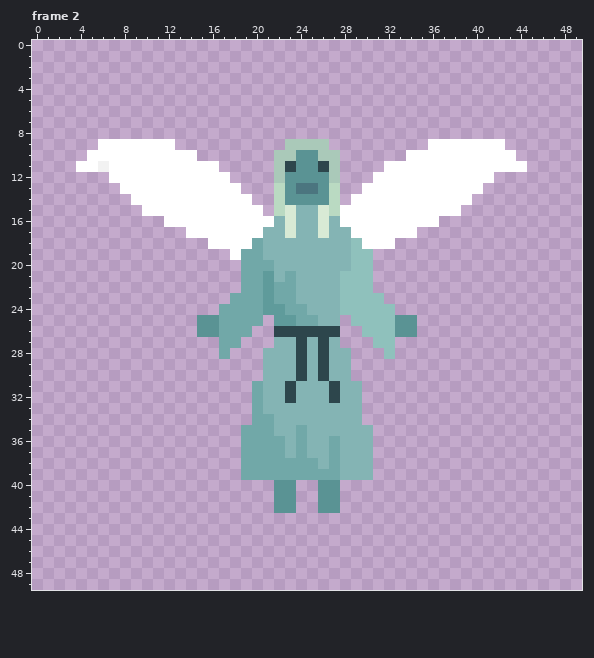
Animated GIF sprite: images/living_angel_idle.gif. The picture above was drawn from the file before the commit.
The file is 50x50 pixels, 6 frames. Shown: frame 2. The commit also changed other frames, which this record leaves out.
The result:
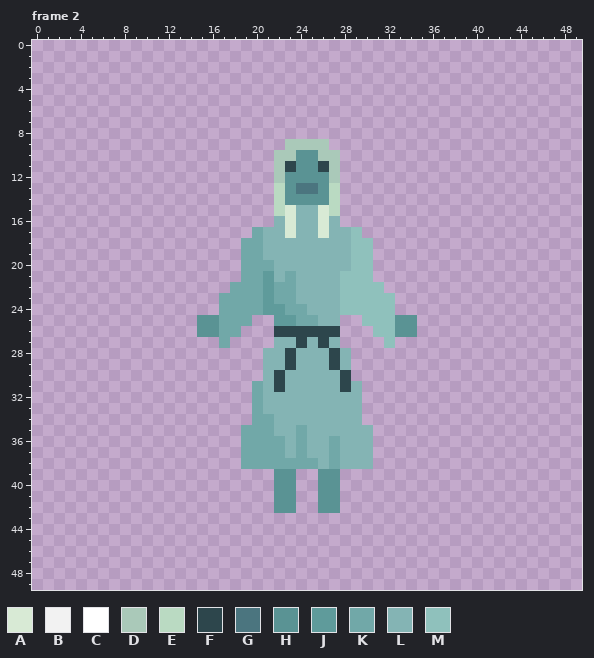
Palette (. is transparent): A #d8ead5  B #f2f2f2  C #ffffff  D #aac9b9  E #badac2  F #2d464c  G #4b757f  H #5a9394  J #5f9b9b  K #71a8a8  L #84b4b4  M #8fc1bc
The exact change:
--- frame 2
@@ x 0..49 @@
  8 ..................................................
- 9 ......CCCCCCC..........DDDD.........CCCCCCC.......
-10 .....CCCCCCCCCC.......DDHHDD......CCCCCCCCCC......
-11 ....CCBCCCCCCCCCC.....DFHHFD....CCCCCCCCCCCCC.....
-12 .......CCCCCCCCCCC....DHHHHD...CCCCCCCCCCC........
-13 ........CCCCCCCCCCC...EHGGHE..CCCCCCCCCCC.........
-14 .........CCCCCCCCCCC..EHHHHE.CCCCCCCCCCC..........
-15 ..........CCCCCCCCCCC.EALLAECCCCCCCCCCC...........
-16 ............CCCCCCCCCCLALLALCCCCCCCCC.............
-17 ..............CCCCCCCLLALLALLCCCCCC...............
-18 ................CCCCKLLLLLLLLMCCC.................
-19 ..................CKKLLLLLLLLMM...................
+ 9 .......................DDDD.......................
+10 ......................DDHHDD......................
+11 ......................DFHHFD......................
+12 ......................DHHHHD......................
+13 ......................EHGGHE......................
+14 ......................EHHHHE......................
+15 ......................EALLAE......................
+16 ......................LALLAL......................
+17 ....................KLLALLALLM....................
+18 ...................KKLLLLLLLLMM...................
+19 ...................KKLLLLLLLLMM...................
 20 ...................KKKLLLLLLLMM...................
 21 ...................KKJLKLLLLMMM...................
-22 ...................KKJKKLLLLMMM...................
-23 ..................KKKJKKLLLLMMMM..................
+22 ..................KKKJKKLLLLMMMM..................
+23 .................KKKKJKKLLLLMMMMM.................
 24 .................KKKKJJKKLLLMMMMM.................
-25 ...............HHKKKK.JJKKLL.MMMMHH...............
-26 ...............HHKKK..FFFFFF..MMMHH...............
-27 .................KK...LLFLFL...MM.................
-28 .................K...LLLFLFLL...M.................
-29 .....................LLLFLFLL.....................
-30 .....................LLLFLFLL.....................
-31 ....................KLLFLLLFLL....................
-32 ....................KLLFLLLFLL....................
+25 ...............HHKKK..JJKKLL..MMMHH...............
+26 ...............HHKK...FFFFFF...MMHH...............
+27 .................K....LLFLFL....M.................
+28 .....................LLFLLLFL.....................
+29 .....................LLFLLLFL.....................
+30 .....................LFLLLLLF.....................
+31 ....................KLFLLLLLFL....................
+32 ....................KLLLLLLLLL....................
 33 ....................KLLLLLLLLL....................
@@ x 17..32 @@
 38 ..KKKKKKKLKLLL..
-39 ..KKKKKKKKKLLL..
+39 .....HH..HH.....
 40 .....HH..HH.....
Where, in picture pixels (left, top, right, bottom), the same in both pictures:
changed: (76, 139, 527, 403)
changed: (241, 469, 373, 480)
